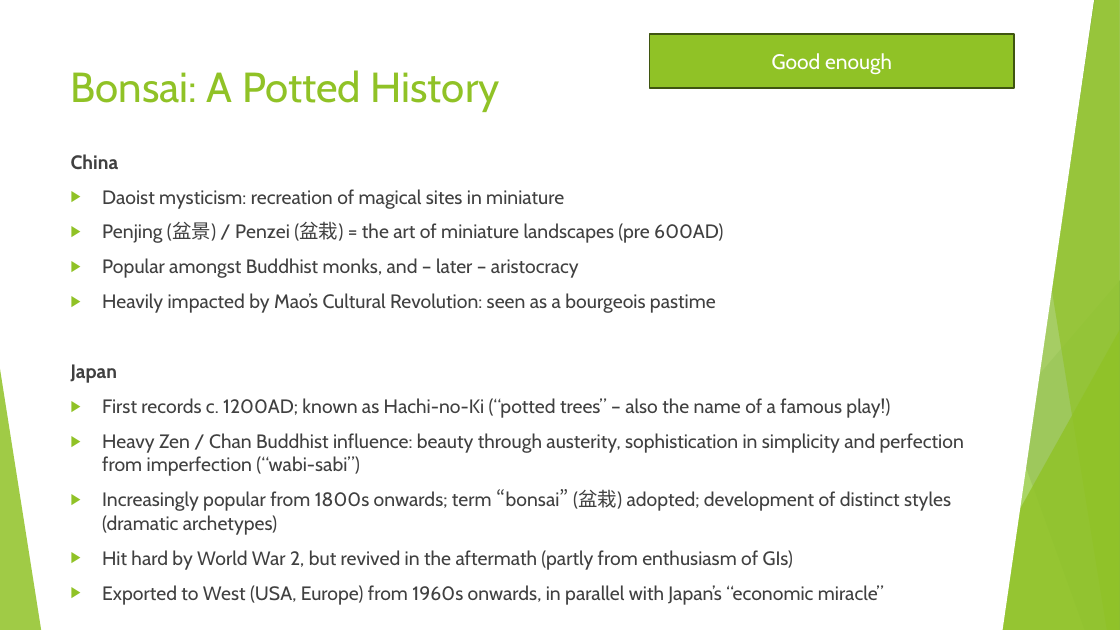
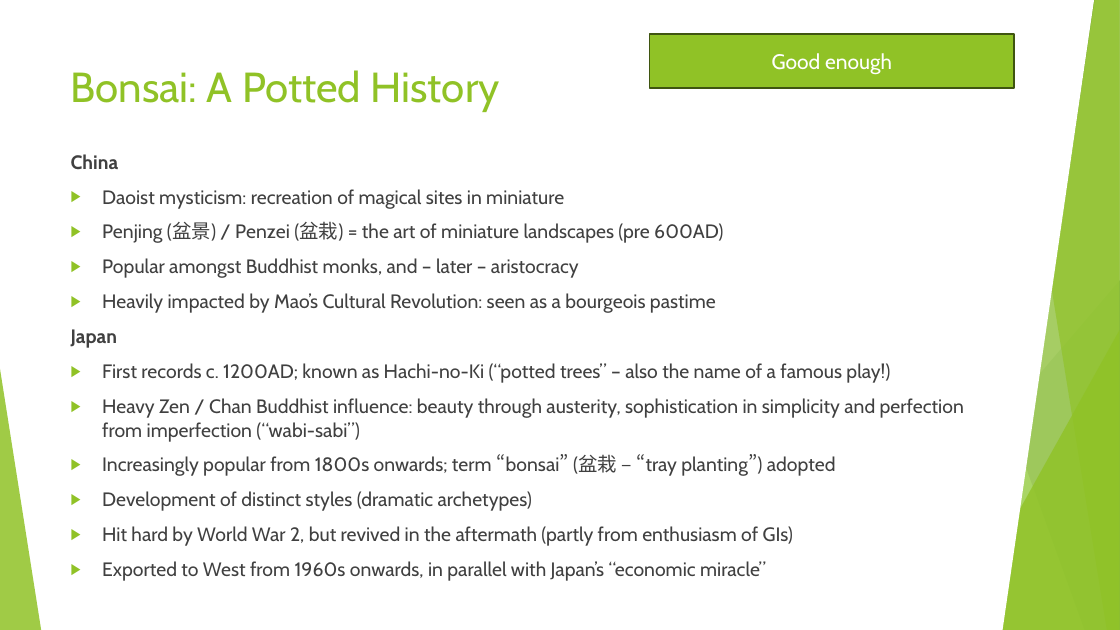
Before and after one commit to AlexLabram/Bonsai, a slide deck: slide 4 of WGCourse/Bonsai On A Budget (running).pptx. Drawn at 1120x630 pixels with LibreOffice and Linux fonts; fonts in the diff are those of the drawing. Boxes give left, top, right and bottom in pixels: in the first picture for what was removed or moved away, otherwise in the second. Text is boxed around its words. In the diff, an @@ line names an element or a change of style, - is before the commit and + after.

```diff
--- a/WGCourse/Bonsai On A Budget (running).pptx
+++ b/WGCourse/Bonsai On A Budget (running).pptx
@@ text at box(102, 454, 836, 511): text changed @@
-▶ Increasingly popular from 1800s onwards; term “bonsai” (盆栽) adopted; development of distinct styles (dramatic archetypes)
+▶ Increasingly popular from 1800s onwards; term “bonsai” (盆栽 – “tray planting”) adopted
+▶ Development of distinct styles (dramatic archetypes)
@@ text at box(102, 561, 766, 581): text changed @@
-▶ Exported to West (USA, Europe) from 1960s onwards, in parallel with Japan’s “economic miracle”
+▶ Exported to West from 1960s onwards, in parallel with Japan’s “economic miracle”
```
Also in this commit, not shown: 2 other slides changed.
